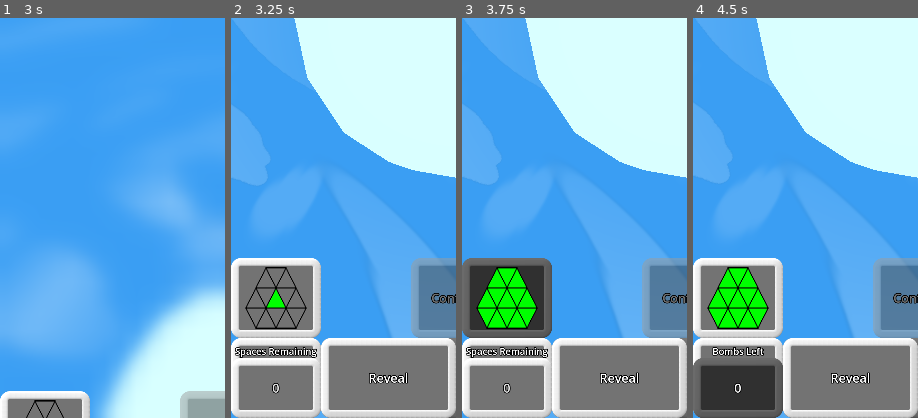
Above: before the commit, frames 1-4 (left to right).
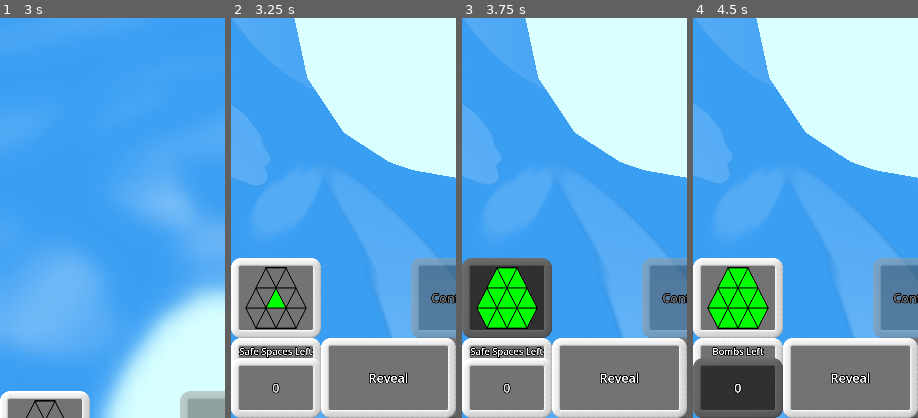
Above: after the commit, the same moments.

Repository: WalynC/sphereSweeperGodot
Game: Godot game, scene res://mainScenes/menu_scene.tscn
Same seed, same stepped clock (60 frames per second), same inputs: the game is played once before the commit and once after it. Sound files missing from this copy of the repository are replaced by a short silence.
Inputs (mouse positions are % of the whole screen's width and height, from its top left):
- Up to frame 1 (3 s): click "New" at 0.5 s; tap Enter at 1.25 s; move the mouse to (72, 45) at 1.27 s; hold Down (scroll_down) 1.28-2 s; click (72, 45) at 1.42 s; click "Play" at 2 s; tap Space at 2.75 s; drag from (30, 55) to (45, 70) at 2.77 s
- Up to frame 2 (3.25 s): no input
- Up to frame 3 (3.75 s): click (10, 85) at 3.5 s
- Up to frame 4 (4.5 s): click "0" at 4.25 s
The pictures show only the part of the screen within x 0-50%, y 50-100%; the shares and areas given below are measured in that part.

Frame 1 is identical in both runs. In frame 2, 0.6% of the frame differs, in the area x 1-39%, y 82-85%; in frame 3, 0.6%; in frame 4, nothing differs.

Commit message:
Bomb label now updates at start

Diff:
--- a/scripts/GameUI.gd
+++ b/scripts/GameUI.gd
@@ -54,8 +54,10 @@
 	#display mines
 	if useMines:
 		mineButton.text = str(gm.board.mines)
+		bombLabel.text = "Bombs Left"
 	else:
 		mineButton.text = str(gm.board.nonMines)
+		bombLabel.text = "Safe Spaces Left"
 	#change confirm button behavior
 	confirmButton.visible = controls.confirmSelect == 2
 	confirmButton.disabled = controls.previousTriangleHit == -1
